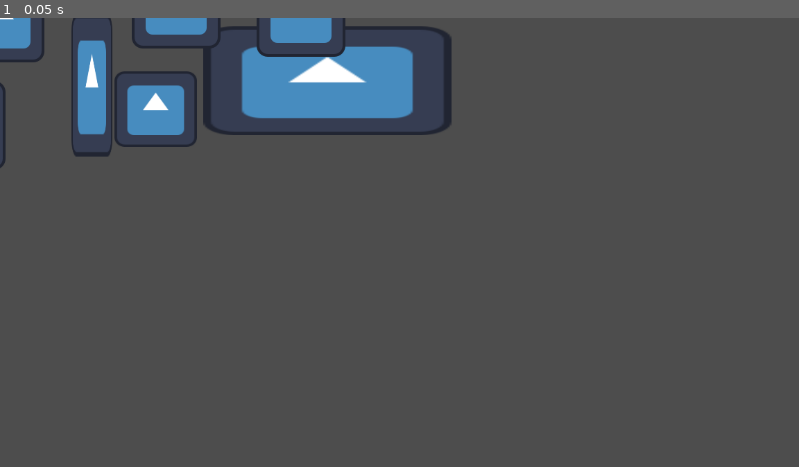
Above: before the commit, frame 1.
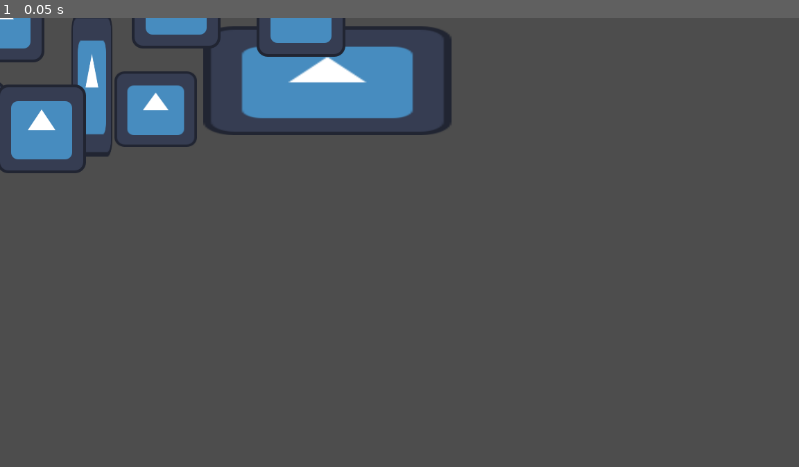
Above: after the commit, the same moment.

Repository: marinatrivino/practicaGit
Game: Godot game, scene res://node_2d.tscn
The game is run twice, just before and just after one commit, with the same random seed, the same clock (stepped at 60 frames per second) and the same inputs. The project has no main scene, so this scene is started directly. The engine's default icon, where the game draws it, is replaced by a stand-in: a white triangle on a blue panel in a dark square.
Inputs:
- Up to frame 1 (0.05 s): no input

The runs differ from the first frame. In frame 1, 1.3% of the frame differs, in the area x 0-11%, y 14-35%.

Commit message:
Octavo commit

Diff:
--- a/node_2d.tscn
+++ b/node_2d.tscn
@@ -79,6 +79,17 @@
 "speed": 5.0
 }]
 
+[sub_resource type="SpriteFrames" id="SpriteFrames_rj586"]
+animations = [{
+"frames": [{
+"duration": 1.0,
+"texture": ExtResource("1_wtcfe")
+}],
+"loop": true,
+"name": &"default",
+"speed": 5.0
+}]
+
 [node name="Node2D" type="Node2D"]
 
 [node name="AnimatedSprite2D" type="AnimatedSprite2D" parent="."]
@@ -110,3 +121,7 @@
 position = Vector2(224.5, 131.5)
 scale = Vector2(0.929688, 0.851563)
 sprite_frames = SubResource("SpriteFrames_d21ai")
+
+[node name="AnimatedSprite2D8" type="AnimatedSprite2D" parent="."]
+position = Vector2(60, 160)
+sprite_frames = SubResource("SpriteFrames_rj586")
Not shown: 1 places in node_2d.tscn that only renumber resources
